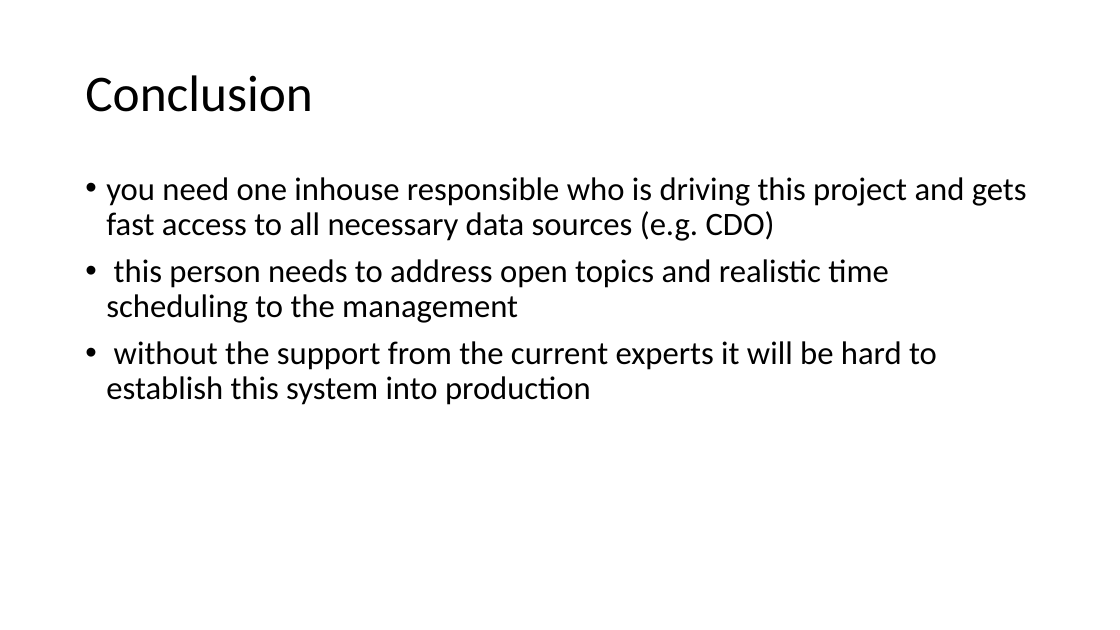
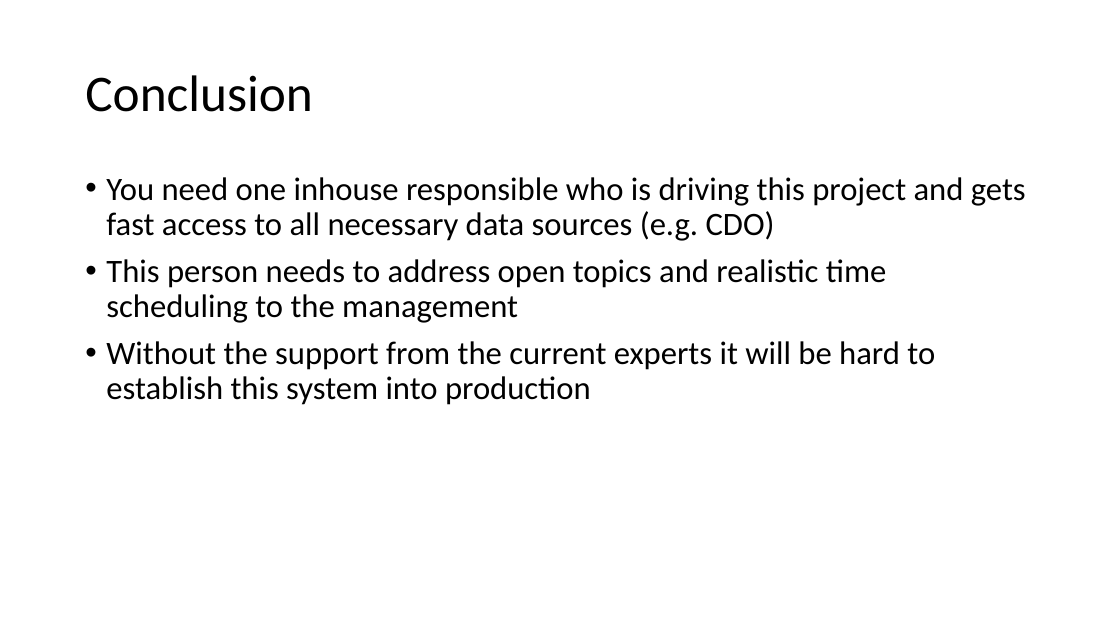
Before and after one commit to AndreasNeuhierl/InnoMgmt, a slide deck: slide 14 of desandere.pptx. Drawn at 1120x630 pixels with LibreOffice and Linux fonts; fonts in the diff are those of the drawing. Boxes give left, top, right and bottom in pixels: in the first picture for what was removed or moved away, otherwise in the second. Text is boxed around its words. In the diff, an @@ line names an element or a change of style, - is before the commit and + after.

Commit message:
Fixed typos

```diff
--- a/desandere.pptx
+++ b/desandere.pptx
@@ text at bbox=[106, 177, 1026, 405]: text changed @@
-• you need one inhouse responsible who is driving this project and gets fast access to all necessary data sources (e.g. CDO)
-• this person needs to address open topics and realistic time scheduling to the management
-• without the support from the current experts it will be hard to establish this system into production
+• You need one inhouse responsible who is driving this project and gets fast access to all necessary data sources (e.g. CDO)
+• This person needs to address open topics and realistic time scheduling to the management
+• Without the support from the current experts it will be hard to establish this system into production
```
Also in this commit, not shown: 8 other slides changed.
